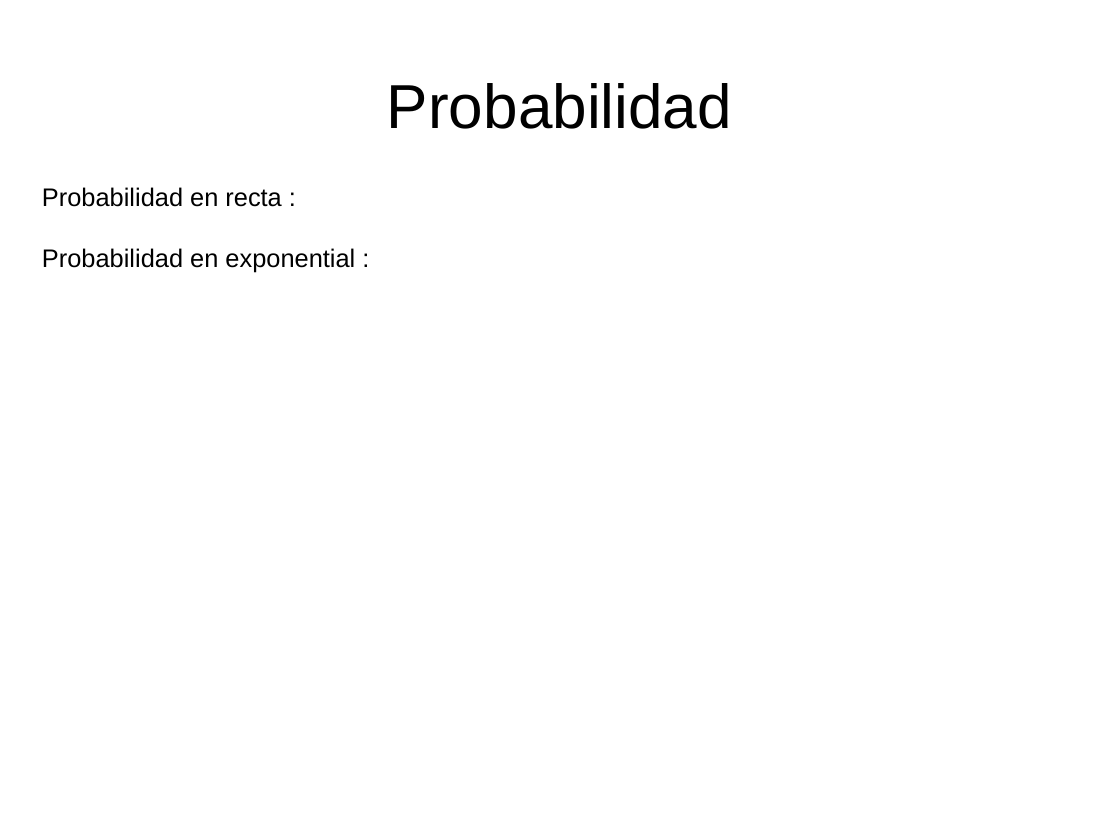
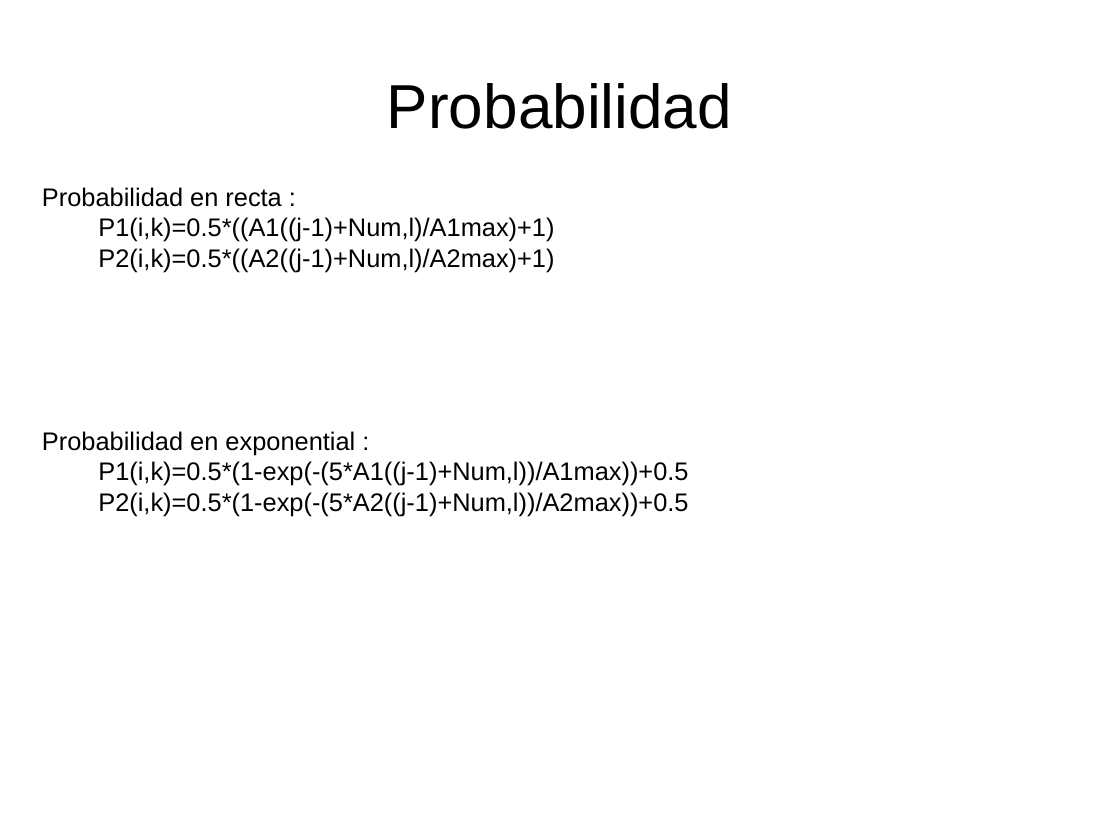
Before and after one commit to guillentu/operantModel4iPD, a slide deck: slide 13 of Modelo version 2/Historial.pptx (slide 12 before the commit). Drawn at 1120x840 pixels with LibreOffice and Linux fonts; fonts in the diff are those of the drawing. Boxes give left, top, right and bottom in pixels: in the first picture for what was removed or moved away, otherwise in the second. Text is boxed around its words. In the diff, an @@ line names an element or a change of style, - is before the commit and + after.

```diff
--- a/Modelo version 2/Historial.pptx
+++ b/Modelo version 2/Historial.pptx
@@ text at (98,217,554,272): paragraphs added @@
+P1(i,k)=0.5*((A1((j-1)+Num,l)/A1max)+1)
+P2(i,k)=0.5*((A2((j-1)+Num,l)/A2max)+1)
@@ text at (98,461,688,516): paragraphs added @@
+P1(i,k)=0.5*(1-exp(-(5*A1((j-1)+Num,l))/A1max))+0.5
+P2(i,k)=0.5*(1-exp(-(5*A2((j-1)+Num,l))/A2max))+0.5
```
Also in this commit, not shown: 5 other slides changed, 6 slides added, 2 slides removed, 2 other files.
